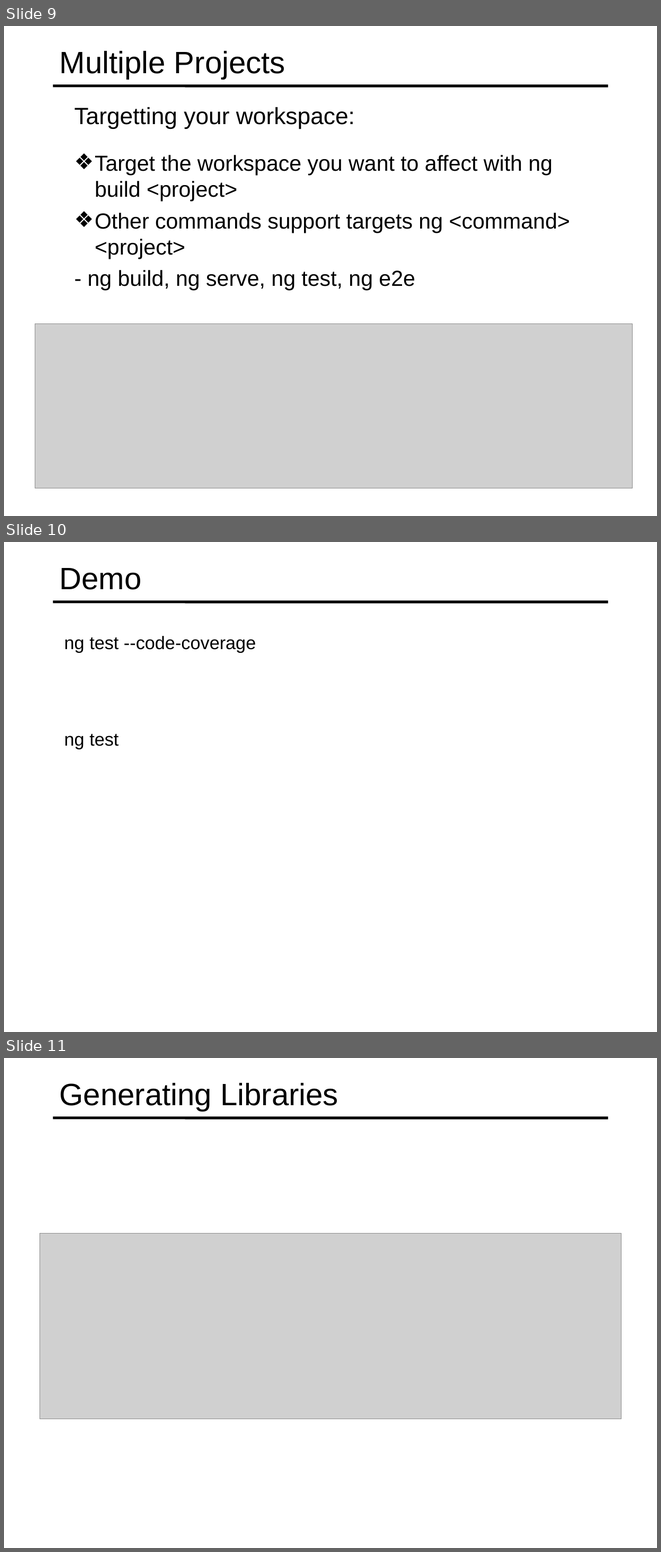
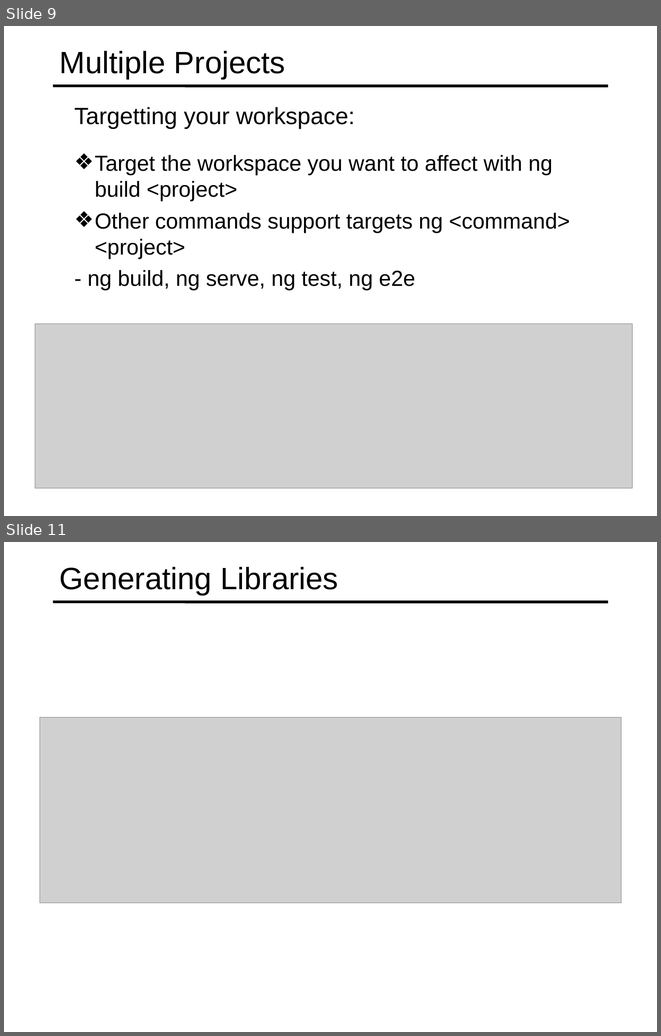
Before and after one commit to specter01wj/Jago_Link_Training, a slide deck: Angular/Angular7/Angular CLI/8.Tooling Features/L8_Tooling Features.ppt. Shown one above the other, each under a label of ours: slides 9, 10 and 11 before the commit, slides 9 and 11 after it; the slides between them are not shown. The pictures are 661x1552 and 661x1036 pixels, drawn with LibreOffice and Linux fonts; fonts in the diff are those of the drawing; grey boxes stand for pictures. Boxes give left, top, right and bottom in pixels: in the first picture for what was removed or moved away, otherwise in the second. Text is boxed around its words. In the diff, an @@ line names an element or a change of style, - is before the commit and + after.

```diff
--- a/Angular/Angular7/Angular CLI/8.Tooling Features/L8_Tooling Features.ppt
+++ b/Angular/Angular7/Angular CLI/8.Tooling Features/L8_Tooling Features.ppt
@@ slide 10 removed at [4,542,657,1032], background #FFFFFF; not listed: 1 template element that a slide beside it also shows @@
@@ title removed at [60,568,142,590] @@
-Demo
@@ text removed at [64,636,256,652] @@
-  ng test --code-coverage
@@ text removed at [64,734,118,749] @@
-  ng test
```
Also in this commit, not shown: 1 slide added.
